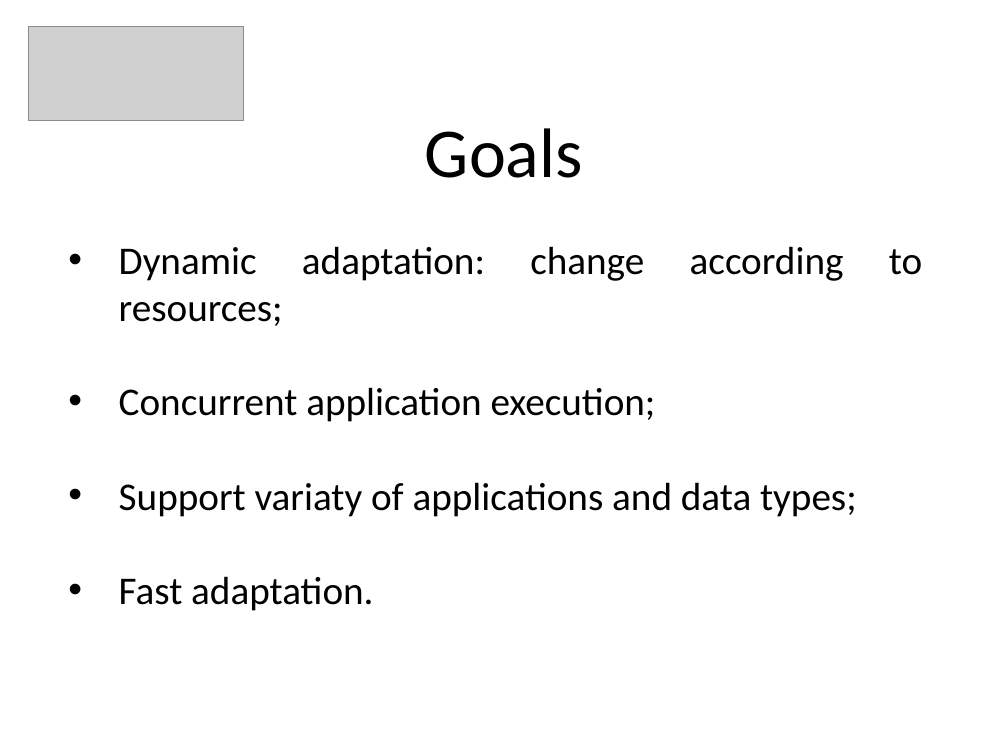
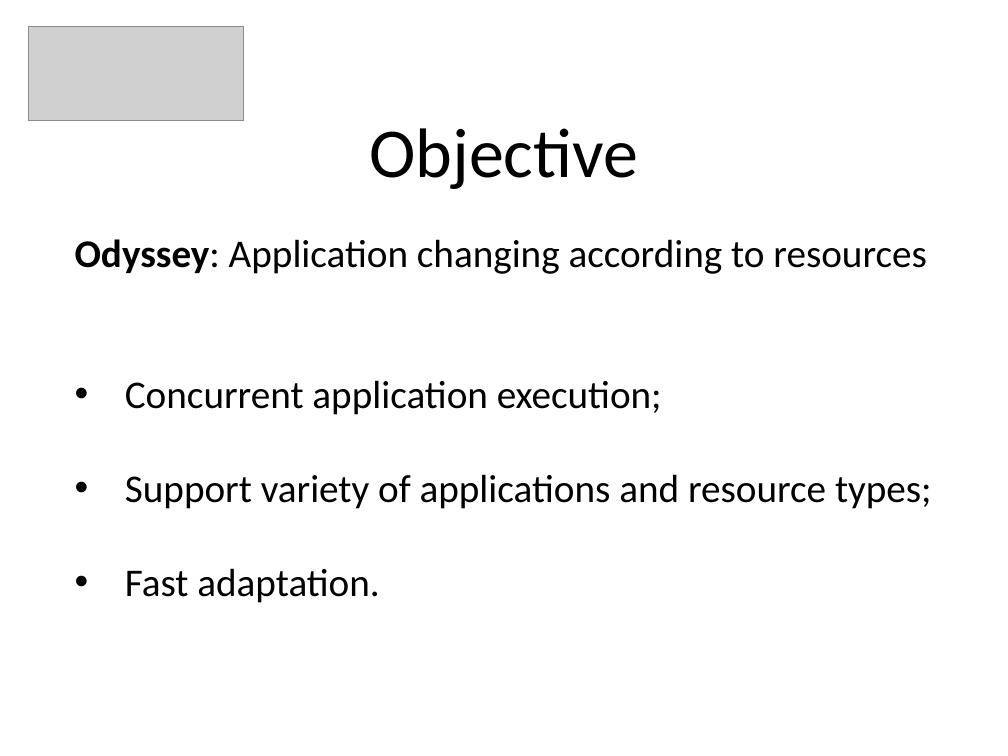
Before and after one commit to PeBraz/AirDesk, a slide deck: slide 3 of paper-presentation/cmov-presentation.pptx. Drawn at 1008x756 pixels with LibreOffice and Linux fonts; fonts in the diff are those of the drawing; grey boxes stand for pictures. Boxes give left, top, right and bottom in pixels: in the first picture for what was removed or moved away, otherwise in the second. Text is boxed around its words. In the diff, an @@ line names an element or a change of style, - is before the commit and + after.

```diff
--- a/paper-presentation/cmov-presentation.pptx
+++ b/paper-presentation/cmov-presentation.pptx
@@ title at box(369, 128, 638, 189): text changed @@
-Goals
+Objective
@@ text "Odyssey: Application changing according to ...": place and size @@
-text "Odyssey: Application changing according to ..." at box(119, 246, 857, 611)
+text "Odyssey: Application changing according to ..." at box(75, 239, 932, 603)
@@ text at box(75, 239, 927, 274): text changed @@
-• Dynamic adaptation: change according to resources;
+Odyssey: Application changing according to resources
@@ text at box(125, 380, 662, 603): alignment justified to left @@
@@ text at box(125, 474, 932, 509): text changed @@
-• Support variaty of applications and data types;
+• Support variety of applications and resource types;
```
Also in this commit, not shown: 4 other slides changed.
